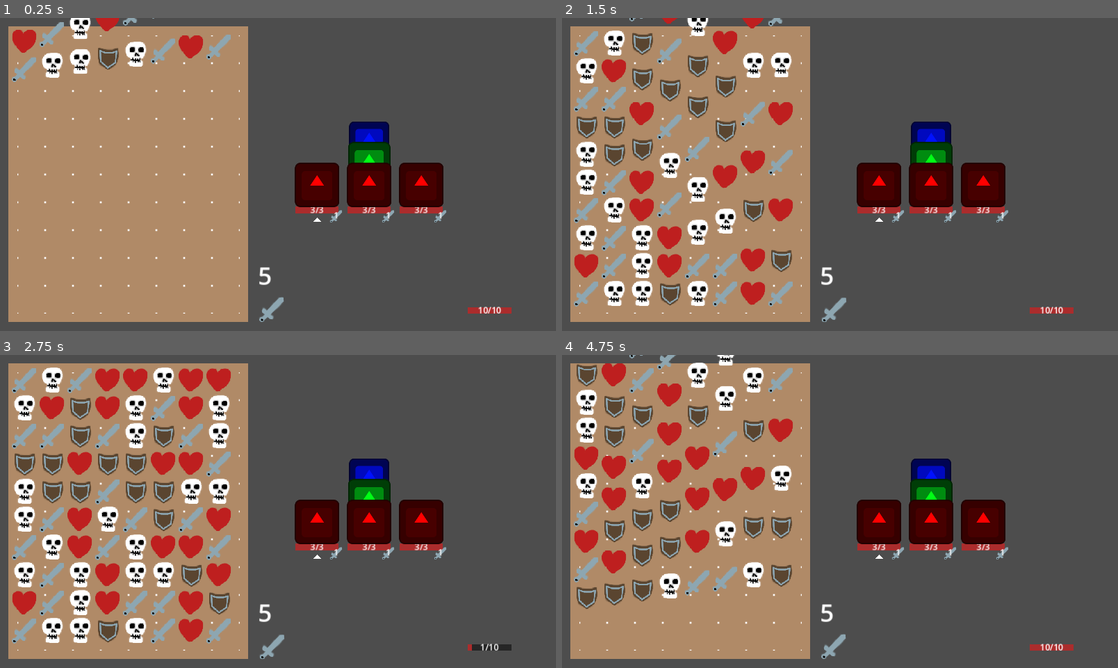
Above: before the commit, frames 1-4 (two rows, left to right).
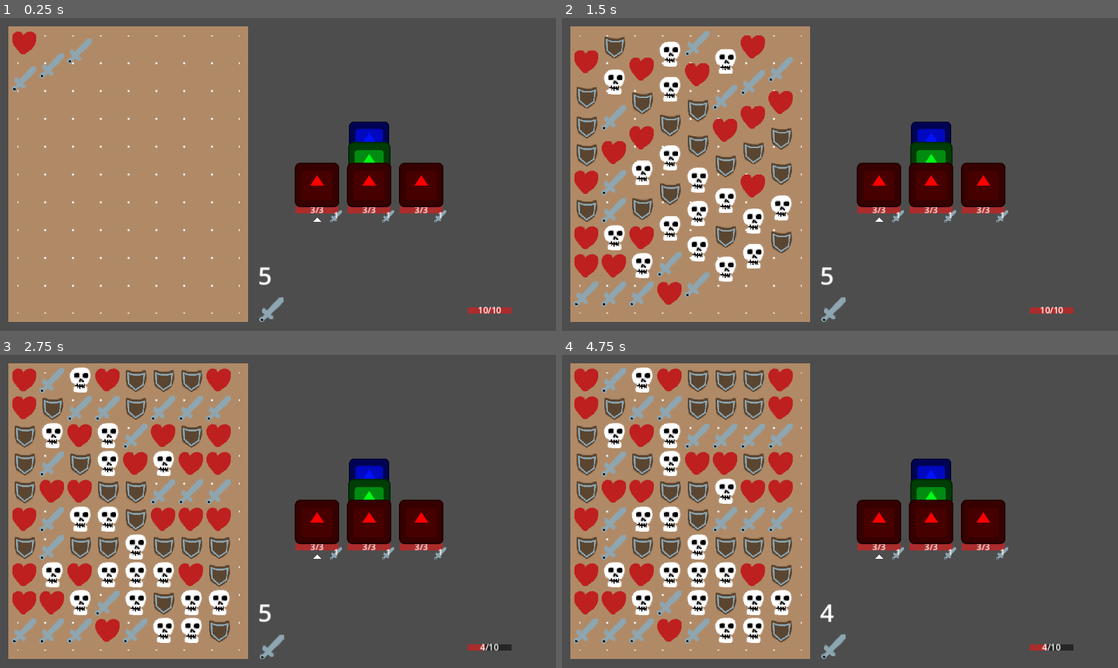
Above: after the commit, the same moments.

Repository: WcOnR/your-mom-is-the-dungeon-lord
Game: Godot game, scene res://game_objects/world.tscn
The game is run twice, just before and just after one commit, with the same random seed, the same clock (stepped at 60 frames per second) and the same inputs. The engine's default icon, where the game draws it, is replaced by a stand-in: a white triangle on a blue panel in a dark square.
Inputs (mouse positions are in pixels of both pictures, inside the frame that each line leads up to):
- Up to frame 1 (0.25 s): no input
- Up to frame 2 (1.5 s): click (834, 309) at 0.5 s; click (834, 309) at 1.27 s
- Up to frame 3 (2.75 s): click (272, 646) at 2.02 s
- Up to frame 4 (4.75 s): tap Enter at 2.75 s; move the mouse to (962, 495) at 2.77 s; press the mouse at (962, 495) at 2.78 s; release the mouse at (962, 495) at 3.5 s; click (840, 530) at 3.5 s, where only the run before the commit has a clickable "Again!"; move the mouse to (728, 527) at 4.27 s; click (728, 527) at 4.35 s

The runs differ from the first frame. In frame 1, 2.3% of the frame differs, in the area x 2-42%, y 0-24%; in frame 2, 18%; in frame 3, 17%; in frame 4, 20%, in the area x 2-92%, y 0-95%.

Commit message:
refactoring and bugfix

Diff:
--- a/game_objects/battle_game_mode.gd
+++ b/game_objects/battle_game_mode.gd
@@ -5,16 +5,20 @@
 @export var player : NodePath
 @export var field : NodePath
 
+enum State {NOT_STARTED, PLAYER_MOVE, ENEMY_MOVE, WIN, LOST}
+
+
 var _line_holder : LineHolder = null
 var _player : Player = null
 var _field : Field = null
 var _health_comp : HealthComp = null
-var turns_left : int = 0
+var _turns_left : int = 0
+var _state : State = State.NOT_STARTED
 
 const EXTRA_TURNS : int = 2
 
+signal state_changed
 signal turn_changed
-signal game_ends(bool)
 
 
 func _ready() -> void:
@@ -22,6 +26,8 @@
 	_player = get_node(player) as Player
 	_health_comp = _player.get_node("HealthComp") as HealthComp
 	_field = get_node(field) as Field
+	state_changed.connect(_update_field_input)
+	turn_changed.connect(_update_field_input)
 	await get_tree().process_frame
 	start_game()
 
@@ -29,22 +35,49 @@
 func start_game() -> void:
 	_line_holder.spawn_enemies()
 	_line_holder.all_enemy_all_dead.connect(_on_win)
-	_health_comp.death.connect(_on_lose)
+	_health_comp.death.connect(_on_lost)
 	_field.gem_collapsed.connect(_next_turn)
 	GameInputManager.enabled = true
 	_start_round()
 
 
-func _end_game() -> void:
+func finish_round() -> void:
+	if is_state(State.ENEMY_MOVE):
+		return
+	_set_state(State.ENEMY_MOVE)
+	if not _field.grid.is_idle():
+		await _field.grid.grid_idle
+	await _line_holder.enemy_attack()
+	_health_comp._drop_shield()
+	_start_round()
+
+
+func turns_left() -> int:
+	return _turns_left
+
+
+func is_state(state : State) -> bool:
+	return state == _state
+
+
+func _set_state(new_state : State) -> void:
+	if _state == new_state:
+		return
+	_state = new_state
+	state_changed.emit()
+
+
+func _end_game(is_win : bool) -> void:
+	_set_state(State.WIN if is_win else State.LOST)
 	_line_holder.all_enemy_all_dead.disconnect(_on_win)
-	_health_comp.death.disconnect(_on_lose)
+	_health_comp.death.disconnect(_on_lost)
 	GameInputManager.enabled = false
 
 
 func _start_round() -> void:
-	turns_left = _line_holder.get_active_lines_count() + EXTRA_TURNS
+	_set_state(State.PLAYER_MOVE)
+	_turns_left = _line_holder.get_active_lines_count() + EXTRA_TURNS
 	turn_changed.emit()
-	_field.enable_input(true)
 
 
 func _end_round() -> void:
@@ -52,27 +85,21 @@
 
 
 func _next_turn() -> void:
-	turns_left -= 1
+	_turns_left -= 1
 	turn_changed.emit()
-	if turns_left <= 0:
-		_field.enable_input(false)
 
 
-func finish_round() -> void:
-	if not _field.grid.is_idle():
-		await _field.grid.grid_idle
-	_field.enable_input(false)
-	await _line_holder.enemy_attack()
-	_health_comp._drop_shield()
-	_start_round()
+func _update_field_input() -> void:
+	var is_turns_left := _turns_left > 0
+	var is_player_move := is_state(State.PLAYER_MOVE)
+	_field.enable_input(is_player_move and is_turns_left)
 
 
 func _on_win() -> void:
 	print("you win")
-	_end_game()
-	game_ends.emit(true)
+	_end_game(true)
 
-func _on_lose() -> void:
-	print("you lose")
-	_end_game()
-	game_ends.emit(false)
+
+func _on_lost() -> void:
+	print("you lost")
+	_end_game(false)
--- a/game_objects/enemies/combat_actions/mix_field_action.gd
+++ b/game_objects/enemies/combat_actions/mix_field_action.gd
@@ -11,4 +11,4 @@
 func on_action(args : Array[Variant]) -> void:
 	var player : Player = args[1] as Player
 	var game_mode := player.get_tree().get_first_node_in_group("GameMode") as BattleGameMode
-	await game_mode._field.reshuffle()
+	await game_mode._field.grid.reshuffle()
--- a/game_objects/field/field.gd
+++ b/game_objects/field/field.gd
@@ -6,15 +6,13 @@
 @export var line_holder : NodePath
 
 @onready var tile_map : TileMapLayer = $TileMapLayer
-@onready var gem_scene : PackedScene = preload("res://game_objects/gems/gem.tscn")
-var size : Vector2i = Vector2i.ZERO
-var cell_size : Vector2 = Vector2.ZERO
+
 var grid : Grid = null
 var _player : Player = null
 var _line_holder : LineHolder = null
 var _enabled : bool = false
+var _spawners : Array[GemSpawner] = []
 
-const INVALID_ID := Vector2i(-1, -1)
 
 signal gem_collapsed
 
@@ -22,70 +20,66 @@
 func _ready() -> void:
 	_player = get_node(player) as Player
 	_line_holder = get_node(line_holder)
-	_grab_tile_map_data()
-	_check_field()
-	_start_update_fall()
+	_init_grid_with_tile_map()
+	_start_spawners()
 	GameInputManagerSystem.on_click_end.connect(_on_click_action)
-
-
-func _check_field() -> void:
-	for x in size.x:
-		if not _is_it_blocked(Vector2i(x, 0)):
-			_create_gem(Vector2i(x, -1))
-
-
-func _create_gem(cell_id : Vector2i) -> void:
-	var gem := gem_scene.instantiate() as Gem
-	add_child(gem)
-	var offset := cell_size.y * cell_id.x / size.x
-	gem.initialize(cell_id, Vector2(0, -offset), self, gem_set.gem_types.pick_random())
-	gem.try_to_fall()
-
-
-func _delete_gem(gem : Gem) -> void:
-	remove_child(gem)
-	block_cell(gem.get_static_cell_id(), null)
-	gem.queue_free()
 
 
 func get_next_cell(cell_id : Vector2i) -> Vector2i:
 	var next_id := cell_id
 	next_id.y += 1
-	if next_id.y >= size.y or _is_it_blocked(next_id):
-		return INVALID_ID
+	if next_id.y >= grid.get_size().y:
+		return Grid.INVALID_ID
 	return next_id
-
-
-func _is_it_blocked(cell_id : Vector2i) -> bool:
-	if cell_id.x < 0 or cell_id.y < 0:
-		return false
-	return grid.get_gem(cell_id) != null
-
-
-func block_cell(cell_id : Vector2i, block : Gem) -> void:
-	if cell_id.x >= 0 and cell_id.y >= 0:
-		grid.set_gem(block, cell_id)
-		if block == null:
-			_check_field()
 
 
 func enable_input(_enable_input : bool) -> void:
 	_enabled = _enable_input
 
 
-func reshuffle() -> void:
-	if not grid.is_idle():
-		await grid.grid_idle
-	grid.reshuffle()
-	await grid.grid_idle
+func is_valid_cell_id(cell_id : Vector2i) -> bool:
+	return grid.is_valid_cell_id(cell_id)
+
+
+func _process(_delta: float) -> void:
+	if grid.is_spawn_allowed():
+		_spawn_gems()
+
+
+func _start_spawners() -> void:
+	for spawner in _spawners:
+		await get_tree().create_timer(0.05).timeout
+		spawner.set_enabled(true)
+
+
+func _spawn_gems() -> void:
+	for spawner in _spawners:
+		spawner.try_spawn_gem()
+
+
+func _delete_gem(gem : Gem) -> void:
+	gem.destroy()
+
+
+func _init_grid_with_tile_map() -> void:
+	var size : Vector2i = Vector2i.ZERO
+	while tile_map.get_cell_source_id(Vector2i(size.x, 0)) != -1:
+		var spawner := GemSpawner.new()
+		spawner.initialize(Vector2i(size.x, 0), self)
+		_spawners.append(spawner)						# TODO mark real spawn points
+		size.x += 1
+	while tile_map.get_cell_source_id(Vector2i(0, size.y)) != -1:
+		size.y += 1
+	grid = Grid.new()
+	grid.initialize(size, Vector2(tile_map.tile_set.tile_size))
 
 
 func _on_click_action(data : ClickData) -> void:
-	var old_cell_id := _get_cell_id(data.start_position)
-	var cell_id := _get_cell_id(data.end_position)
-	if not _enabled or cell_id != old_cell_id or not _is_valid_cell_id(cell_id):
+	var old_cell_id := grid.get_cell_id(data.start_position - global_position)
+	var cell_id := grid.get_cell_id(data.end_position - global_position)
+	if not _enabled or cell_id != old_cell_id or not is_valid_cell_id(cell_id):
 		return
-	var to_remove : Array[Gem] = _get_all_near_gems(grid.get_gem(cell_id))
+	var to_remove : Array[Gem] = _get_all_near_gems(cell_id)
 	if to_remove.size() >= min_gem:
 		var gem_type := to_remove[0]._gem_type
 		for gem in to_remove:
@@ -95,74 +89,30 @@
 		gem_collapsed.emit()
 
 
-func _get_all_near_gems(gem : Gem) -> Array[Gem]:
+func _get_all_near_gems(cell_id : Vector2i) -> Array[Gem]:
+	var map := grid.get_map()
+	var gem := map.get(cell_id) as Gem
 	if gem == null:
 		return []
+	var gem_type := gem.get_gem_type()
 	var result : Array[Gem] = [gem]
 	var i : int = 0
 	while i < result.size():
-		var index : Vector2i = result[i].get_static_cell_id()
-		var n : = _get_cell_neighbors(index)
+		var n : = _get_cell_neighbors(map, grid.get_cell_id(result[i].position))
 		for _c in n:
-			if not (_c in result) and _c.get_gem_type() == result[0].get_gem_type():
+			if not (_c in result) and _c.get_gem_type() == gem_type:
 				result.append(_c)
 		i += 1
 	return result
 
 
-func _start_update_fall() -> void:
-	var timer := Timer.new()
-	timer.timeout.connect(_update_fall)
-	timer.wait_time = 0.1
-	timer.one_shot = false
-	timer.autostart = true
-	add_child(timer)
-
-
-func _update_fall() -> void:
-	for x in size.x:
-		var is_fall := false
-		for y in size.y:
-			var gem := grid.get_gem(Vector2i(x, size.y-1-y))
-			if gem == null:
-				is_fall = true
-			elif is_fall:
-				gem.try_to_fall()
-
-
-func _grab_tile_map_data() -> void:
-	while tile_map.get_cell_source_id(Vector2i(size.x, 0)) != -1:
-		size.x += 1
-	while tile_map.get_cell_source_id(Vector2i(0, size.y)) != -1:
-		size.y += 1
-	cell_size = Vector2(tile_map.tile_set.tile_size)
-	grid = Grid.new()
-	grid.initialize(size)
-
-
-func _get_cell_id(pos : Vector2) -> Vector2i:
-	pos = pos - global_position
-	var real_size := cell_size * Vector2(size)
-	if pos.x < 0.0 or pos.y < 0.0 or pos.x > real_size.x or pos.y > real_size.y:
-		return INVALID_ID
-	return Vector2i(int(pos.x / cell_size.x), int(pos.y / cell_size.y))
-
-
-func get_cell_position(cell_id : Vector2i) -> Vector2:
-	return Vector2(cell_id) * cell_size
-
-
-func _is_valid_cell_id(cell_id : Vector2i) -> bool:
-	return cell_id.x >= 0 and cell_id.x < size.x and cell_id.y >=0 and cell_id.y < size.y
-
-
-func _get_cell_neighbors(id : Vector2i) -> Array[Gem]:
+func _get_cell_neighbors(map : Dictionary, id : Vector2i) -> Array[Gem]:
 	var result :Array[Gem] = []
-	var map : Array[Vector2i] = [Vector2i(1, 0), Vector2i(0, 1), Vector2i(-1, 0), Vector2i(0, -1)]
-	for m in map:
-		var tmp := id + m
-		if _is_valid_cell_id(tmp):
-			var gem := grid.get_gem(tmp)
+	var nswe : Array[Vector2i] = [Vector2i(1, 0), Vector2i(0, 1), Vector2i(-1, 0), Vector2i(0, -1)]
+	for dir in nswe:
+		var tmp := id + dir
+		if is_valid_cell_id(tmp):
+			var gem := map.get(tmp) as Gem #grid.get_occupied_gem(tmp)
 			if gem != null:
 				result.append(gem)
 	return result
--- /dev/null
+++ b/game_objects/field/gem_spawner.gd
@@ -0,0 +1,32 @@
+class_name GemSpawner extends RefCounted
+
+const gem_scene : PackedScene = preload("res://game_objects/gems/gem.tscn")
+
+var id : Vector2i = Vector2i.ZERO
+var _field : Field = null
+var _enabled : bool = false
+
+
+
+func initialize(cell_id : Vector2i, field : Field) -> void:
+	id = cell_id
+	_field = field
+
+
+func set_enabled(enabled : bool) -> void:
+	_enabled = enabled
+
+
+func try_spawn_gem() -> void:
+	if _enabled and _is_spawn_point_free():
+		_create_gem()
+
+
+func _is_spawn_point_free() -> bool:
+	return _field.grid.is_cell_free(id)
+
+
+func _create_gem() -> void:
+	var gem := gem_scene.instantiate() as Gem
+	_field.add_child(gem)
+	gem.initialize(id, _field, _field.gem_set.gem_types.pick_random())
--- a/game_objects/field/grid.gd
+++ b/game_objects/field/grid.gd
@@ -1,57 +1,123 @@
 class_name Grid extends RefCounted
 
 signal grid_idle
+signal grid_stopped
 
-var grid : Array[Gem] = []
+var gems : Array[Gem] = []
 var _size : Vector2i = Vector2i.ZERO
+var _cell_size : Vector2 = Vector2.ZERO
+var _is_spawn_allowed : bool = true
+
+const INVALID_ID := Vector2i(-1, -1)
 
 
-func initialize(size : Vector2i) -> void:
+func initialize(size : Vector2i, cell_size : Vector2) -> void:
 	_size = size
-	for x in size.x :
-		for y in size.y :
-			grid.append(null)
+	_cell_size = cell_size
 
 
 func is_idle() -> bool:
-	for g in grid:
-		if not g or not g.is_state(Gem.State.IDLE):
+	return _is_all_gem_in_state(Gem.State.IDLE)
+
+
+func is_spawn_allowed() -> bool:
+	return _is_spawn_allowed
+
+
+func add_gem(gem : Gem) -> void:
+	_append_unique_gem(gem)
+
+
+func remove_gem(gem : Gem) -> void:
+	gem.state_changed.disconnect(_on_state_changed)
+	gems.erase(gem)
+
+
+func get_cell_position(id : Vector2i) -> Vector2:
+	return _cell_size * Vector2(id)
+
+
+func get_cell_id(pos : Vector2) -> Vector2i:
+	return Vector2i(int(pos.x / _cell_size.x), int(pos.y / _cell_size.y))
+
+
+func get_size() -> Vector2i:
+	return _size
+
+
+func get_cell_size() -> Vector2:
+	return _cell_size
+
+
+func is_valid_cell_id(id : Vector2i) -> bool:
+	return id.x >= 0 and id.x < _size.x and id.y >=0 and id.y < _size.y
+
+
+func reshuffle() -> void:
+	_is_spawn_allowed = false
+	if not is_idle():
+		await grid_idle
+	var map := {}
+	for g in gems:
+		map[g] = get_cell_id(g.position)
+	for i in gems.size():
+		var ran : int = randi_range(0, gems.size() - 1)
+		if i == ran:
+			continue
+		var gem_from := map.keys()[i] as Gem
+		var gem_to := map.keys()[ran] as Gem
+		var tmp := map[gem_from] as Vector2i
+		map[gem_from] = map[gem_to] as Vector2i
+		map[gem_to] = tmp
+	for g in map.keys():
+		g.move_to_cell_id(map[g])
+	await grid_stopped
+	_is_spawn_allowed = true
+	for g in gems:
+		g.ready_to_idle()
+
+
+func get_map() -> Dictionary:
+	var map := {}
+	for g in gems:
+		if g.is_state(Gem.State.IDLE):
+			map[get_cell_id(g.position)] = g
+	return map
+
+
+func get_intersects(offset : Vector2) -> Array[Gem]:
+	var result : Array[Gem] = []
+	var cell_rect := Rect2(offset, _cell_size)
+	for g in gems:
+		if Rect2(g.position, _cell_size).intersects(cell_rect):
+			result.append(g)
+	return result
+
+
+func get_gems_in_cell(id : Vector2i) -> Array[Gem]:
+	return get_intersects(get_cell_position(id))
+
+
+func is_cell_free(id : Vector2i) -> bool:
+	return get_gems_in_cell(id).is_empty()
+
+
+func _is_all_gem_in_state(state : Gem.State) -> bool:
+	for g in gems:
+		if not g.is_state(state):
 			return false
 	return true
 
 
-func reshuffle() -> void:
-	for x in _size.x :
-		for y in _size.y :
-			var cell_id : int = _size.y * x + y
-			var ran : int = randi_range(0, _size.y * _size.x - 1)
-			_swap_gem(cell_id, ran)
+func _append_unique_gem(gem : Gem) -> void:
+	if gem in gems:
+		return
+	gems.append(gem)
+	gem.state_changed.connect(_on_state_changed.bind(gem))
 
 
-func _swap_gem(from : int, to : int) -> void:
-	if from == to:
-		return
-	var tmp := grid[from]
-	var tmp_0 := grid[from]._cell_id
-	var tmp_1 := grid[to]._cell_id
-	grid[from] = grid[to]
-	grid[from].move_to_cell_id(tmp_0)
-	grid[to] = tmp
-	grid[to].move_to_cell_id(tmp_1)
-
-func _on_state_changed() -> void:
+func _on_state_changed(_gem : Gem) -> void:
 	if is_idle():
 		grid_idle.emit()
-	#print("grid is idle! ")
-
-func set_gem(gem : Gem, id : Vector2i) -> void:
-	var index : int = _size.y * id.x + id.y
-	if grid[index] :
-		grid[index].state_changed.disconnect(_on_state_changed)
-	if gem:
-		gem.state_changed.connect(_on_state_changed)
-	grid[index] = gem
-
-
-func get_gem(id : Vector2i) -> Gem:
-	return grid[_size.y * id.x + id.y]
+	elif _is_all_gem_in_state(Gem.State.STOPPED):
+		grid_stopped.emit()
--- a/game_objects/gems/gem.gd
+++ b/game_objects/gems/gem.gd
@@ -3,64 +3,39 @@
 @onready var icon : Sprite2D = $Icon
 @export var speed : float = 512.0
 
-enum State {IDLE, FALL, MOVE}
+enum State {IDLE, FALL, MOVE, STOPPED}
 
 signal state_changed
 
 var _field : Field = null
 var _state : State = State.IDLE
 var _gem_type : GemType = null
-var _cell_id : Vector2i = Field.INVALID_ID
-var _target_cell : Vector2i = Field.INVALID_ID
-var _blocked_id : Vector2i = Field.INVALID_ID
+var _target_cell : Vector2i = Grid.INVALID_ID
 
 
-
-func initialize(cell_id : Vector2i, offset : Vector2, field : Field, gem_type : GemType) -> void:
-	position = field.get_cell_position(cell_id) + offset
-	_cell_id = cell_id
+func initialize(cell_id : Vector2i, field : Field, gem_type : GemType) -> void:
+	position = field.grid.get_cell_position(cell_id)
 	_field = field
 	_gem_type = gem_type
 	icon.texture = gem_type.texture
-	try_block()
+	_field.grid.add_gem(self)
+	_try_to_fall()
+
+
+func destroy() -> void:
+	_field.grid.remove_gem(self)
+	get_parent().remove_child(self)
+	queue_free()
 
 
 func move_to_cell_id(cell_id : Vector2i) -> void:
-	_cell_id = cell_id
 	_target_cell = cell_id
-	_blocked_id = Field.INVALID_ID
 	_set_state(State.MOVE)
 
 
-func try_to_fall():
-	if not is_state(State.IDLE):
-		return
-	_try_to_fall()
-
-
-func _try_to_fall():
-	_target_cell = _field.get_next_cell(_cell_id)
-	if _target_cell != Field.INVALID_ID:
-		_set_state(State.FALL)
-	else:
+func ready_to_idle() -> void:
+	if is_state(State.STOPPED):
 		_set_state(State.IDLE)
-	try_block()
-
-
-func try_block() -> void:
-	var next_block := _target_cell if is_state(State.FALL) else _cell_id
-	if next_block != _blocked_id:
-		_field.block_cell(_blocked_id, null)
-		_field.block_cell(next_block, self)
-		_blocked_id = next_block
-
-
-func get_cell_id() -> Vector2i:
-	return _cell_id
-
-
-func get_static_cell_id() -> Vector2i:
-	return _cell_id if is_state(State.IDLE) else Field.INVALID_ID
 
 
 func get_gem_type() -> GemType:
@@ -75,26 +50,60 @@
 	if is_state(new_state):
 		return
 	_state = new_state
+	if _state == State.IDLE:
+		_target_cell = Grid.INVALID_ID
 	state_changed.emit()
 
 
 func _process(delta: float) -> void:
+	if is_state(State.STOPPED):
+		return
 	if is_state(State.IDLE):
+		_try_to_fall()
 		return
-	if _move_to_with_speed(self, _field.get_cell_position(_target_cell), speed, delta):
+	if _move_to_with_speed(self, _field.grid.get_cell_position(_target_cell), speed, delta):
 		if is_state(State.FALL):
-			_cell_id = _target_cell
 			_try_to_fall()
-		else:
-			_cell_id = _target_cell
-			_target_cell = Field.INVALID_ID
-			_set_state(State.IDLE)
-			try_block()
+		elif is_state(State.MOVE):
+			_set_state(State.STOPPED)
 
 
 func _move_to_with_speed(node : Node2D, to : Vector2, _speed : float, delta: float) -> bool :
 	var dir := to - node.position
+	var shift := delta * speed
 	var length := dir.length()
+	if length < 0.1 or length < shift:
+		node.position = to
+		return true
 	dir = dir / length
-	node.position += dir * min(delta * speed, length)
-	return node.position.distance_squared_to(to) < 1
+	node.position += dir * shift
+	return false
+
+
+func _is_intersects(gem : Gem) -> bool:
+	var _cell_size := _field.grid.get_cell_size()
+	return Rect2(position, _cell_size).intersects(Rect2(gem.position, _cell_size))
+
+
+func _test(offset : Vector2, target : Vector2i) -> float:
+	var gems := _field.grid.get_intersects(position + offset)
+	var target_gem : Gem = null
+	for g in gems:
+		if g != self and _field.grid.get_cell_id(g.position) == target:
+			target_gem = g
+	if target_gem:
+		var new_offset := position.distance_to(target_gem.position) - _field.grid.get_cell_size().x
+		return new_offset / offset.length()
+	return 1.0
+
+
+func _try_to_fall():
+	var self_id := _field.grid.get_cell_id(position)
+	var target := _field.get_next_cell(self_id)
+	if target != Grid.INVALID_ID:
+		var ray := _test(_field.grid.get_cell_position(target) - position, target)
+		if ray > 0.01:
+			_target_cell = target
+			_set_state(State.FALL)
+			return
+	_set_state(State.IDLE)
--- a/ui/hud.gd
+++ b/ui/hud.gd
@@ -5,6 +5,7 @@
 
 @onready var health_ui : HealthUI = $Panel/HBoxContainer/MarginContainer/VBoxContainer/MarginContainer/HBoxContainer/HealthUi
 @onready var move_label : Label = $Panel/HBoxContainer/MarginContainer/VBoxContainer/HBoxContainer/MoveLabel
+@onready var end_turn_btn : TextureButton = $Panel/HBoxContainer/MarginContainer/VBoxContainer/MarginContainer/HBoxContainer2/EndRoundBtn
 
 
 var _game_mode : BattleGameMode = null
@@ -13,8 +14,9 @@
 
 
 func _ready() -> void:
-	_game_mode = get_node(game_mode)
+	_game_mode = get_node(game_mode) as BattleGameMode
 	_game_mode.turn_changed.connect(_on_turns_updates)
+	_game_mode.state_changed.connect(_on_btn_state_changed)
 	_player = get_node(player) as Player
 	_health_comp = _player.get_node("HealthComp") as HealthComp
 	health_ui.set_health_comp(_health_comp)
@@ -25,7 +27,11 @@
 
 
 func _on_turns_updates():
-	move_label.text = str(_game_mode.turns_left)
+	move_label.text = str(_game_mode.turns_left())
+
+
+func _on_btn_state_changed():
+	end_turn_btn.disabled = not _game_mode.is_state(BattleGameMode.State.PLAYER_MOVE)
 
 
 func _on_end_round_btn_pressed() -> void:
--- a/ui/restart_screen.gd
+++ b/ui/restart_screen.gd
@@ -3,18 +3,23 @@
 @export var game_mode : NodePath
 @onready var label : Label = $Panel/VBoxContainer/WinLabel
 
+var _game_mode : BattleGameMode = null
+
 
 # Called when the node enters the scene tree for the first time.
 func _ready() -> void:
-	var gm := get_node(game_mode) as BattleGameMode
-	gm.game_ends.connect(_on_game_ends)
+	_game_mode = get_node(game_mode) as BattleGameMode
+	_game_mode.state_changed.connect(_on_game_ends)
 	pass # Replace with function body.
 
 
 # Called every frame. 'delta' is the elapsed time since the previous frame.
-func _on_game_ends(_win : bool) -> void:
-	visible = true
-	label.text = "YOU WIN!" if _win else "YOU LOST!"
+func _on_game_ends() -> void:
+	var _win := _game_mode.is_state(BattleGameMode.State.WIN)
+	var _lost := _game_mode.is_state(BattleGameMode.State.LOST)
+	if _win or _lost:
+		visible = true
+		label.text = "YOU WIN!" if _win else "YOU LOST!"
 
 
 func _on_button_pressed() -> void:
